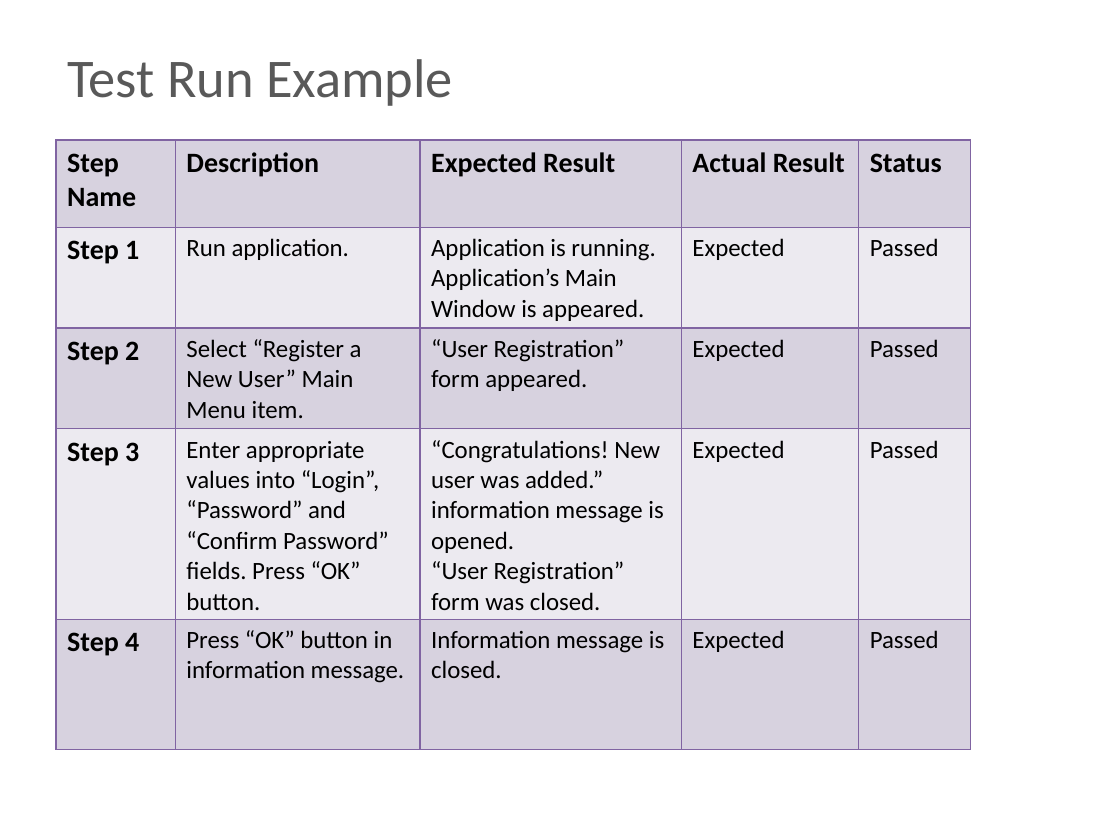
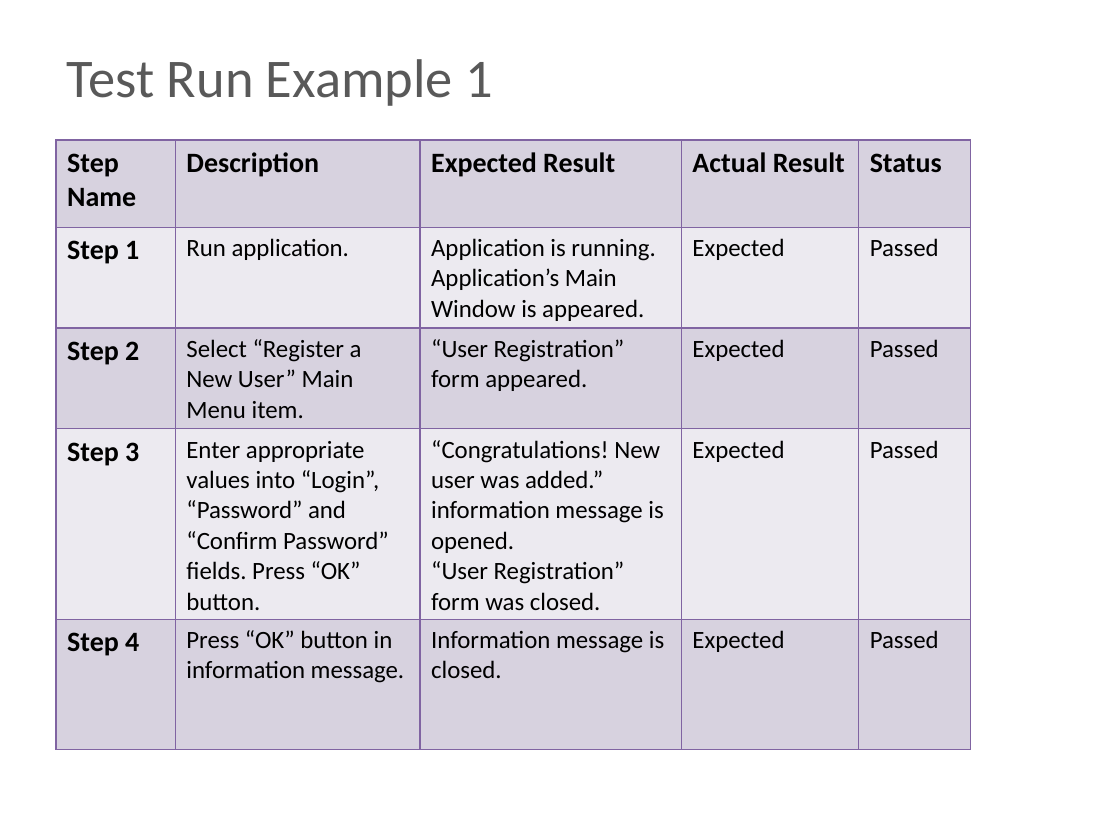
Before and after one commit to BigRacer/swtesting, a slide deck: slide 17 of 5.Test Cases/Artifacts of testing.pptx. Drawn at 1120x840 pixels with LibreOffice and Linux fonts; fonts in the diff are those of the drawing; background and template pictures are left out. Boxes give left, top, right and bottom in pixels: in the first picture for what was removed or moved away, otherwise in the second. Text is boxed around its words. In the diff, an @@ line names an element or a change of style, - is before the commit and + after.

```diff
--- a/5.Test Cases/Artifacts of testing.pptx
+++ b/5.Test Cases/Artifacts of testing.pptx
@@ text at box(67, 59, 493, 106): text changed @@
-Test Run Example
+Test Run Example 1
```
Also in this commit, not shown: 6 other slides changed, 33 other files.
